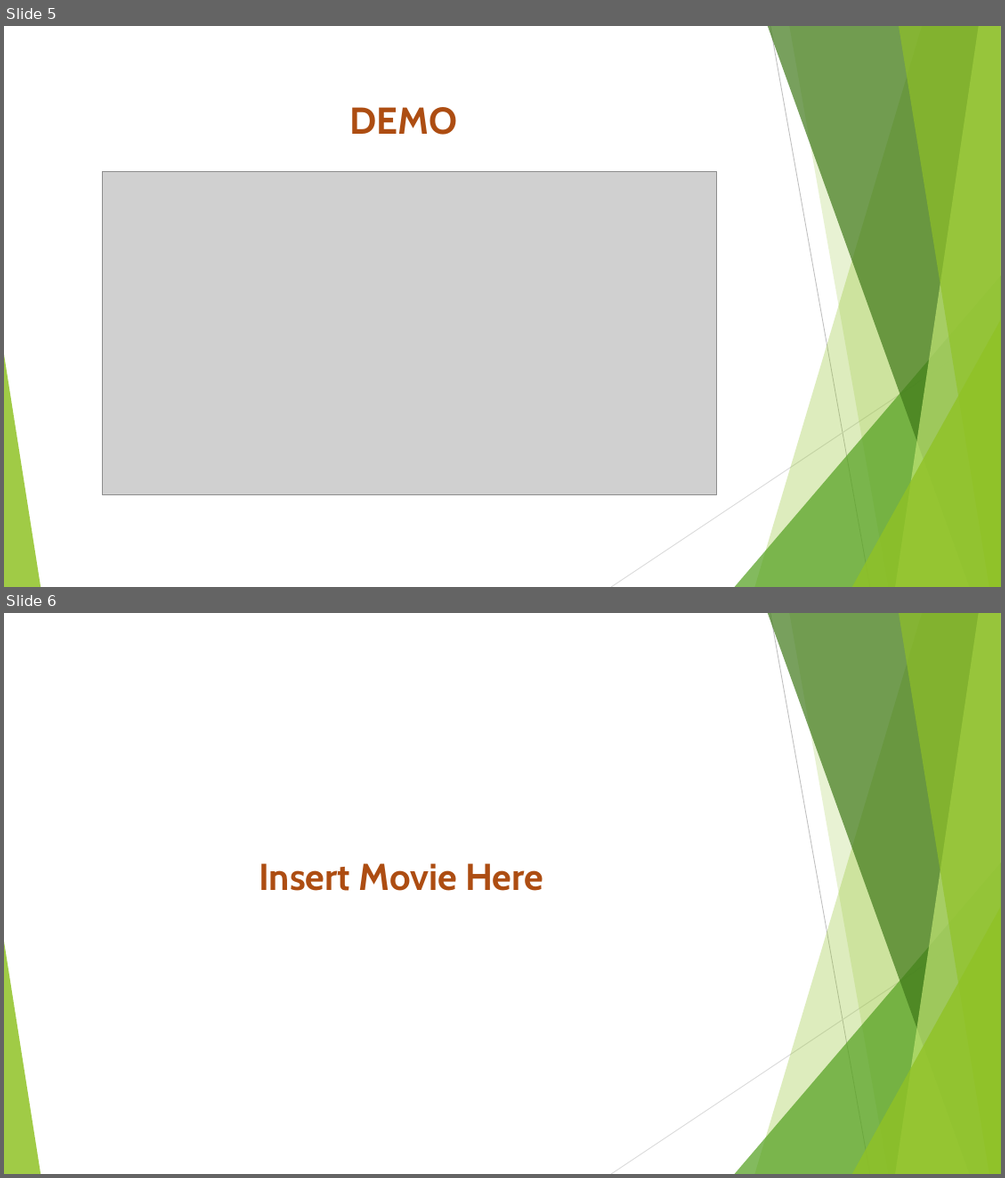
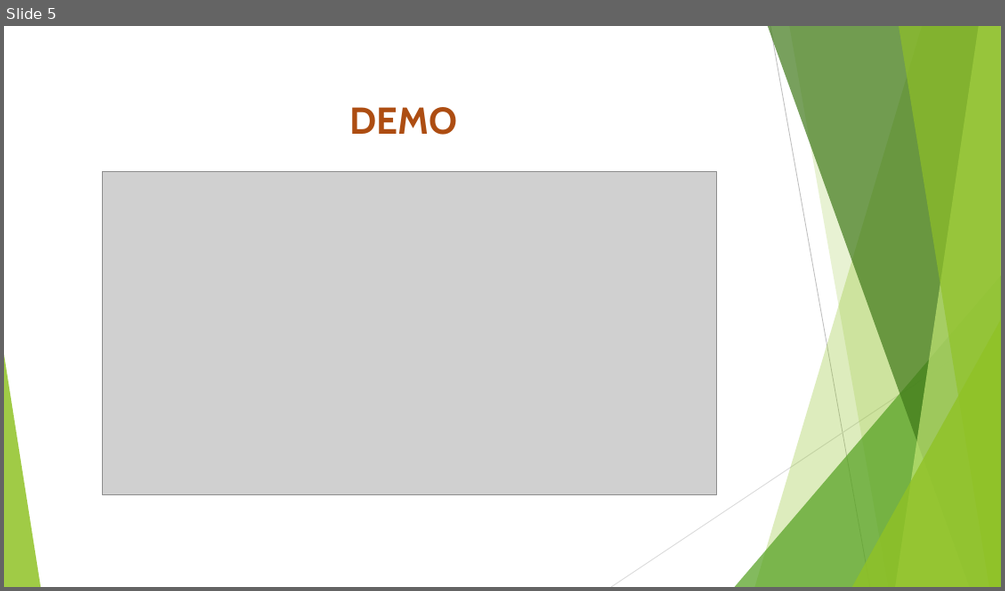
Before and after one commit to RBrucePitt/2026AGHACKATHON, a slide deck: Presentation/Green5x5.pptx. Shown one above the other, each under a label of ours: slides 5 and 6 before the commit, slide 5 after it. The pictures are 1005x1178 and 1005x591 pixels, drawn with LibreOffice and Linux fonts; fonts in the diff are those of the drawing; grey boxes stand for pictures. Boxes give left, top, right and bottom in pixels: in the first picture for what was removed or moved away, otherwise in the second. Text is boxed around its words. In the diff, an @@ line names an element or a change of style, - is before the commit and + after.

```diff
--- a/Presentation/Green5x5.pptx
+++ b/Presentation/Green5x5.pptx
@@ slide 6 removed at box(4, 613, 1001, 1174), background #FFFFFF; not listed: 10 template elements that a slide beside it also shows @@
@@ title removed at box(259, 863, 543, 891) @@
-Insert Movie Here
```
Also in this commit, not shown: 5 slides changed.
